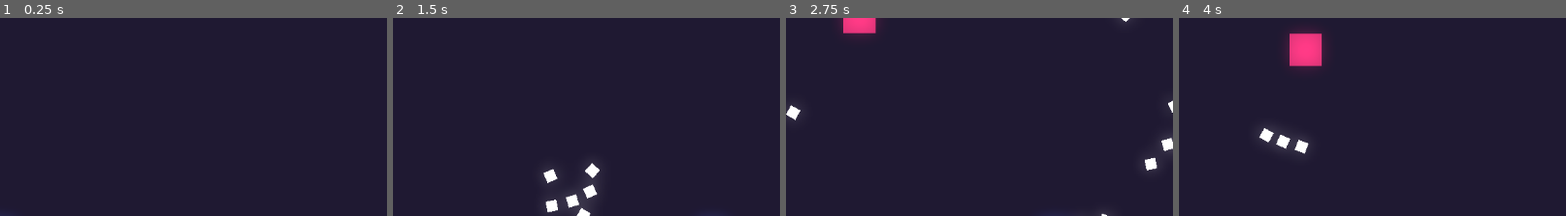
Above: before the commit, frames 1-4 (left to right).
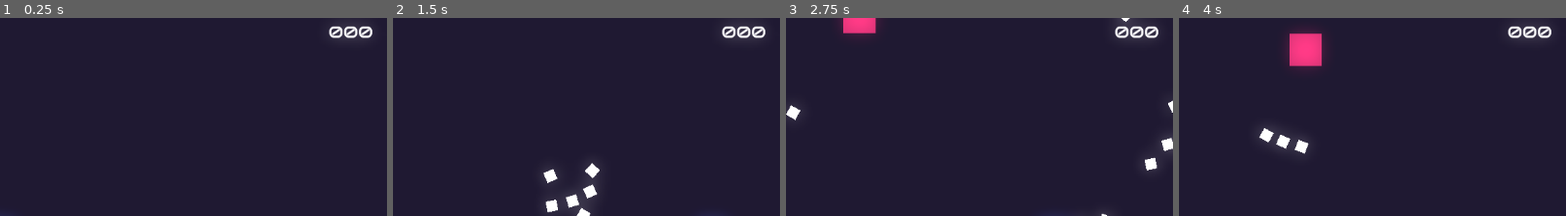
Above: after the commit, the same moments.

Repository: matheusmondenez/my-first-platform-game
Game: Godot game, scene res://wave_shooter/levels/arena.tscn
Two runs of this game, one before a commit and one after it. Both use one fixed random seed, a clock stepped at 60 frames per second and the inputs below. This scene is started directly instead of the project's main scene.
Inputs (mouse positions are % of the whole screen's width and height, from its top left):
- Up to frame 1 (0.25 s): no input
- Up to frame 2 (1.5 s): tap Enter at 0.5 s; move the mouse to (72, 49) at 0.52 s; press the mouse at (72, 49) at 0.53 s; hold D (right) from 0.53 s (still down); tap Space (jump) at 0.77 s; move the mouse to (30, 60) at 1.27 s; release the mouse at (30, 60) at 1.28 s; click (30, 60) at 1.35 s
- Up to frame 3 (2.75 s): tap Space (jump) at 1.52 s; move the mouse to (60, 31) at 2.02 s; release D (right) at 2.03 s; press the mouse at (60, 31) at 2.03 s; hold A (left) from 2.03 s (still down)
- Up to frame 4 (4 s): move the mouse to (45, 77) at 2.77 s; release A (left) at 2.78 s; release the mouse at (45, 77) at 2.78 s; hold D (right) from 2.78 s (still down); click (45, 77) at 2.85 s; tap Space (jump) at 3.02, 3.77 s; move the mouse to (80, 71) at 3.52 s; press the mouse at (80, 71) at 3.53 s
The pictures show only the part of the screen within x 50-100%, y 2-52%; the shares and areas given below are measured in that part.

The runs differ from the first frame. In frame 1, 0.6% of the frame differs, in the area x 84-97%, y 3-11%; in frame 2, 0.6%; in frame 3, 0.6%; in frame 4, 0.6%.

Commit message:
creates pontuation

Diff:
--- a/wave_shooter/actors/enemy.gd
+++ b/wave_shooter/actors/enemy.gd
@@ -20,6 +20,7 @@
 		var blood = Global.instance_node(blood_scene, global_position, Global.parent_node_creation)
 		blood.rotation = move.angle()
 		queue_free()
+		Global.points += 10
 
 func _on_area_2d_area_entered(area: Area2D) -> void:
 	if area.is_in_group("damage") and not is_stunned:
--- a/wave_shooter/actors/player.gd
+++ b/wave_shooter/actors/player.gd
@@ -13,6 +13,7 @@
 func _process(delta: float) -> void:
 	move.x = int(Input.is_action_pressed("right")) - int(Input.is_action_pressed("left"))
 	move.y = int(Input.is_action_pressed("down")) - int(Input.is_action_pressed("up"))
+
 	if not is_dead:
 		global_position += speed * move * delta
 	if Input.is_action_pressed("shoot") and Global.parent_node_creation and is_loaded and not is_dead:
--- a/wave_shooter/global.gd
+++ b/wave_shooter/global.gd
@@ -2,6 +2,7 @@
 
 var parent_node_creation = null
 var player = null
+var points = 0
 
 func instance_node(node, location, parent):
 	var node_instance = node.instantiate()
--- a/wave_shooter/levels/arena.gd
+++ b/wave_shooter/levels/arena.gd
@@ -4,6 +4,7 @@
 
 func _ready() -> void:
 	Global.parent_node_creation = self
+	Global.points = 0
 
 func _exit_tree() -> void:
 	Global.parent_node_creation = null
--- a/wave_shooter/levels/arena.tscn
+++ b/wave_shooter/levels/arena.tscn
@@ -1,7 +1,9 @@
-[gd_scene load_steps=4 format=3 uid="uid://dgak60m7gvdoh"]
+[gd_scene load_steps=6 format=3 uid="uid://dgak60m7gvdoh"]
 
 [ext_resource type="PackedScene" uid="uid://55q8dyag7rwi" path="res://wave_shooter/actors/player.tscn" id="1_0xoxs"]
 [ext_resource type="Script" path="res://wave_shooter/levels/arena.gd" id="1_hn6cv"]
+[ext_resource type="FontFile" uid="uid://b2vaekuu7epix" path="res://wave_shooter/assets/fonts/Audiowide-Regular.ttf" id="3_ntwtu"]
+[ext_resource type="Script" path="res://wave_shooter/ui/points.gd" id="4_qyixy"]
 
 [sub_resource type="Environment" id="Environment_sgqdw"]
 background_mode = 3
@@ -21,4 +23,29 @@
 [node name="EnemySpawnTimer" type="Timer" parent="."]
 autostart = true
 
+[node name="UI" type="Node2D" parent="."]
+
+[node name="Control" type="Control" parent="UI"]
+custom_minimum_size = Vector2(1152, 648)
+layout_mode = 3
+anchors_preset = 0
+offset_right = 1152.0
+offset_bottom = 648.0
+size_flags_horizontal = 4
+
+[node name="Points" type="Label" parent="UI/Control"]
+layout_mode = 1
+anchors_preset = 1
+anchor_left = 1.0
+anchor_right = 1.0
+offset_left = -87.0
+offset_top = 20.0
+offset_right = -20.0
+offset_bottom = 51.0
+grow_horizontal = 0
+theme_override_fonts/font = ExtResource("3_ntwtu")
+theme_override_font_sizes/font_size = 24
+text = "000"
+script = ExtResource("4_qyixy")
+
 [connection signal="timeout" from="EnemySpawnTimer" to="." method="_on_enemy_spawn_timer_timeout"]
--- /dev/null
+++ b/wave_shooter/ui/points.gd
@@ -0,0 +1,4 @@
+extends Label
+
+func _process(delta: float) -> void:
+	text = str("%03d" % Global.points)
